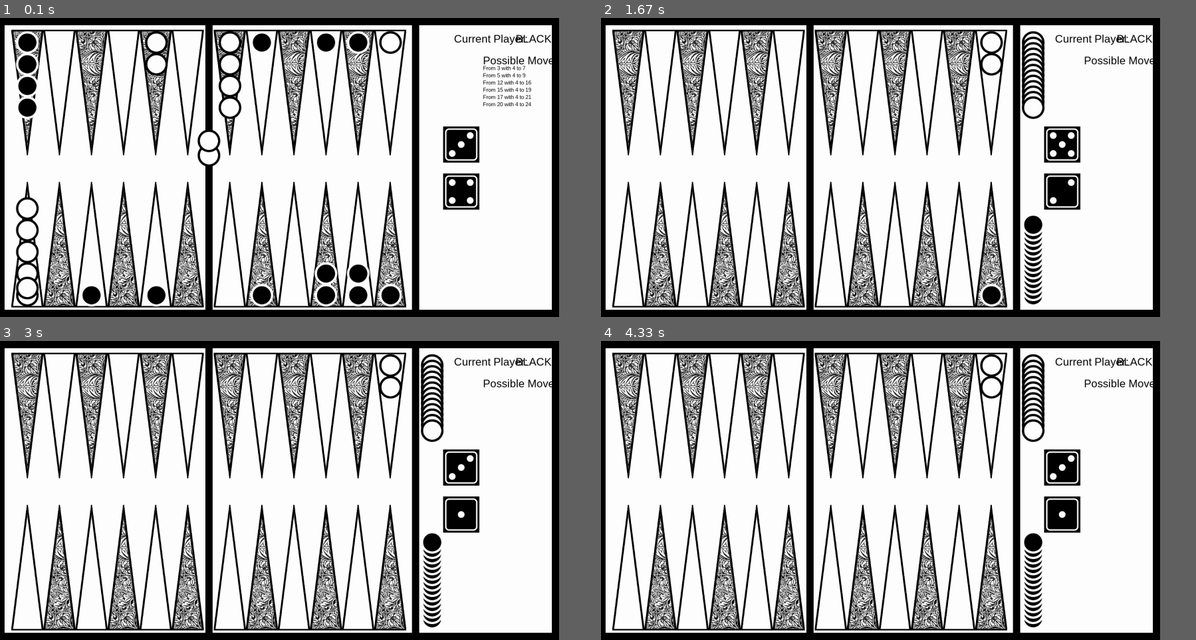
Above: before the commit, frames 1-4 (two rows, left to right).
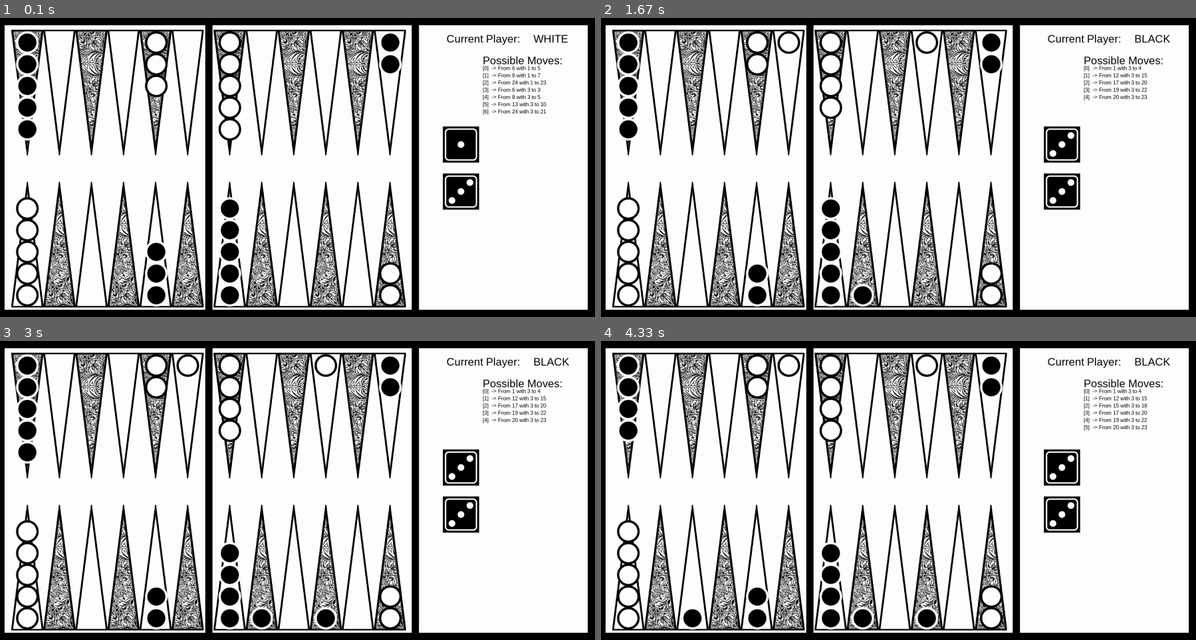
Above: after the commit, the same moments.

Repository: felixmillqvist/Backgammon
Game: pygame game, started from Pygame/gui.py
The game is run twice, just before and just after one commit, with the same random seed, the same clock (stepped at 60 frames per second) and the same inputs.
Inputs:
- Up to frame 1 (0.1 s): no input
- Up to frame 2 (1.67 s): tap 1 at 0.33 s; tap 0 at 0.67 s; tap 2 at 1.13 s
- Up to frame 3 (3 s): tap 3 at 1.77 s
- Up to frame 4 (4.33 s): tap 1 at 4.3 s
The window is 845x451 before the commit and 899x451 after it. Grey fills any space a smaller window leaves; there, only what the larger window draws over its background counts as a difference.

The runs differ from the first frame. In frame 1, 13% of the frame differs, in the area x 2-100%, y 0-100%; in frame 2, 15%; in frame 3, 15%; in frame 4, 15%.

Commit message:
Adding interactinmg

Diff:
--- a/Pygame/gui.py
+++ b/Pygame/gui.py
@@ -19,7 +19,7 @@
 pygame.init()
 
 # Make the screen
-screen = pygame.display.set_mode((1550,827))
+screen = pygame.display.set_mode((1650,827))
 #Title
 pygame.display.set_caption('Backgammon')
 # Icon
@@ -100,13 +100,99 @@
     current_player.all_dices = current_player.dices
     #current_player playes
     while (current_player.dices.size is not 0):
-        if i == 7: break
-        print('Current Player:\t', 'WHITE - o' if current_player.color == 1 else 'BLACK - x')
-
-        print('Dice rolled:\t', end = '')
-        for die in current_player.dices:
-            print(die, end = '\t')
-        print()
+
+
+
+
+
+        #GUI----------------------------------------
+        # RBG
+        screen.fill(0xFFFFFF)
+
+        # Quit
+        for event in pygame.event.get():
+            if event.type == pygame.QUIT:
+                running = False
+
+
+        screen.blit(background,(0,0))
+        pygame.draw.rect(screen,(0,0,0),[0,0,1650,20])
+        pygame.draw.rect(screen,(0,0,0),[0,827-20,1650,20])
+        pygame.draw.rect(screen,(0,0,0),[0,0,20,1550])
+        pygame.draw.rect(screen,(0,0,0),[1650-20,0,20,827])
+        pygame.draw.rect(screen,(0,0,0),[1169/2-10,0,20,827])
+        pygame.draw.rect(screen,(0,0,0),[1169-25,0,20,827])
+        # Board tokens
+        for i in range(0,25,1):
+            if board.board[i] > 0:
+                if i < 13:
+                    for j in range(0,board.board[i],1):
+                        if j < 5:
+                            y = y1_12+60*j
+                        else:
+                            y = y1_12+20+60*(j-5)
+                        white_token_at(board_coords[i],y)
+                else:
+                    for j in range(0,board.board[i],1):
+                        if j < 5:
+                            y = y13_24-60*j
+                        else:
+                            y = y13_24-20-60*(j-5)
+                        white_token_at(board_coords[i],y)
+            elif board.board[i] < 0:
+                if i < 13:
+                    for j in range(0,-board.board[i],1):
+                        if j < 5:
+                            y = y1_12+60*j
+                        else:
+                            y = y1_12+20+60*(j-5)
+                        black_token_at(board_coords[i],y)
+                else:
+                    for j in range(0,-board.board[i],1):
+                        if j < 5:
+                            y = y13_24-60*j
+                        else:
+                            y = y13_24-20-60*(j-5)
+                        black_token_at(board_coords[i],y)
+        # Bar tokens
+        if white.bar > 0:
+            for k in range(0,white.bar,1):
+                white_token_at(33+88+89+89+90+87+116/2, 330-40*k)
+        if black.bar > 0:
+            for k in range(0,black.bar,1):
+                black_token_at(33+88+89+89+90+87+116/2, 400+40*k)
+
+        # Free tokens
+        if white.free > 0:
+            for k in range(0,white.free,1):
+                white_token_at(1150, y1_12+15*k)
+        if black.free > 0:
+            for k in range(0,black.free,1):
+                black_token_at(1150, y13_24-15*k)
+
+        # Dice
+        for d in range(0,2):
+            if current_player.all_dices[d] == 1:
+                dice_display(one,1230, 300+130*d)
+            elif current_player.all_dices[d] == 2:
+                dice_display(two,1230, 300+130*d)
+            elif current_player.all_dices[d] == 3:
+                dice_display(three,1230, 300+130*d)
+            elif current_player.all_dices[d] == 4:
+                dice_display(four,1230, 300+130*d)
+            elif current_player.all_dices[d] == 5:
+                dice_display(five,1230, 300+130*d)
+            elif current_player.all_dices[d] == 6:
+                dice_display(six,1230, 300+130*d)
+
+        # Text
+        screen.blit(cp_label, (1240, 40))
+        if current_player == white:
+            player_label = myfont.render('WHITE',3,(0,0,0))
+        else:
+            player_label = myfont.render('BLACK',3,(0,0,0))
+        screen.blit(player_label, (1480,40))
+        screen.blit(pm_label,(1340, 100))
 
         if current_player.color == WHITE:
             current_player.home = sum(board.board[1:7][board.board[1:7]>0])
@@ -116,11 +202,63 @@
 
         current_player.possible_moves(board.board)
 
+        # Display possible moves
+        m = 0
+        for nbr, p in enumerate(current_player.moves):
+            pm_str = f"[{nbr}]  -> " + "From " + str(p[0]) + " with " + str(p[1]) + " to " + str(p[2])
+            pm_label = pm_font.render(pm_str,2, (0,0,0))
+            screen.blit(pm_label,(1340,130+20*m))
+            m+=1
+        pm_label = myfont.render('Possible Moves: ',2,(0,0,0))
+
+        pygame.display.update()
+        if not running:
+            break
+        #time.sleep(0.2)
+
+        if i == 7: break
+        print('Current Player:\t', 'WHITE - o' if current_player.color == 1 else 'BLACK - x')
+
+        print('Dice rolled:\t', end = '')
+        for die in current_player.dices:
+            print(die, end = '\t')
+
+
+
         print(current_player.moves)
         #print(current_player.possible_moves(board.board))
         # current_player moves a token
         if len(current_player.moves) > 0:
-            move_nbr = np.random.randint(0,len(current_player.moves))
+            #move_nbr = np.random.randint(0,len(current_player.moves))
+            move_nbr = -1
+            while move_nbr == -1:
+                events = pygame.event.get()
+                for event in events:
+                    if event.type == pygame.KEYDOWN:
+                        if event.key == pygame.K_0:
+                            move_nbr = 0
+                        if event.key == pygame.K_1:
+                            move_nbr = 1
+                        if event.key == pygame.K_2:
+                            move_nbr = 2
+                        if event.key == pygame.K_3:
+                            move_nbr = 3
+                        if event.key == pygame.K_4:
+                            move_nbr = 4
+                        if event.key == pygame.K_5:
+                            move_nbr = 5
+                        if event.key == pygame.K_6:
+                            move_nbr = 6
+                        if event.key == pygame.K_7:
+                            move_nbr = 7
+                        if event.key == pygame.K_8:
+                            move_nbr = 8
+                        if event.key == pygame.K_9:
+                            move_nbr = 9
+
+
+            #move_nbr = int(input())
+
             print(current_player.moves[move_nbr])
             # move one token
             board.move(current_player.moves[move_nbr][0],current_player.moves[move_nbr][1],current_player)
@@ -132,110 +270,6 @@
         board.print()
 
 
-
-
-    #GUI----------
-    # RBG
-    screen.fill(0xFFFFFF)
-
-    # Quit
-    for event in pygame.event.get():
-        if event.type == pygame.QUIT:
-            running = False
-
-
-    screen.blit(background,(0,0))
-    pygame.draw.rect(screen,(0,0,0),[0,0,1550,20])
-    pygame.draw.rect(screen,(0,0,0),[0,827-20,1550,20])
-    pygame.draw.rect(screen,(0,0,0),[0,0,20,1550])
-    pygame.draw.rect(screen,(0,0,0),[1550-20,0,20,827])
-    pygame.draw.rect(screen,(0,0,0),[1169/2-10,0,20,827])
-    pygame.draw.rect(screen,(0,0,0),[1169-25,0,20,827])
-    # Board tokens
-    for i in range(0,25,1):
-        if board.board[i] > 0:
-            if i < 13:
-                for j in range(0,board.board[i],1):
-                    if j < 5:
-                        y = y1_12+60*j
-                    else:
-                        y = y1_12+20+60*(j-5)
-                    white_token_at(board_coords[i],y)
-            else:
-                for j in range(0,board.board[i],1):
-                    if j < 5:
-                        y = y13_24-60*j
-                    else:
-                        y = y13_24-20-60*(j-5)
-                    white_token_at(board_coords[i],y)
-        elif board.board[i] < 0:
-            if i < 13:
-                for j in range(0,-board.board[i],1):
-                    if j < 5:
-                        y = y1_12+60*j
-                    else:
-                        y = y1_12+20+60*(j-5)
-                    black_token_at(board_coords[i],y)
-            else:
-                for j in range(0,-board.board[i],1):
-                    if j < 5:
-                        y = y13_24-60*j
-                    else:
-                        y = y13_24-20-60*(j-5)
-                    black_token_at(board_coords[i],y)
-    # Bar tokens
-    if white.bar > 0:
-        for k in range(0,white.bar,1):
-            white_token_at(33+88+89+89+90+87+116/2, 330-40*k)
-    if black.bar > 0:
-        for k in range(0,black.bar,1):
-            black_token_at(33+88+89+89+90+87+116/2, 400+40*k)
-
-    # Free tokens
-    if white.free > 0:
-        for k in range(0,white.free,1):
-            white_token_at(1150, y1_12+15*k)
-    if black.free > 0:
-        for k in range(0,black.free,1):
-            black_token_at(1150, y13_24-15*k)
-
-    # Dice
-    for d in range(0,2):
-        if current_player.all_dices[d] == 1:
-            dice_display(one,1230, 300+130*d)
-        elif current_player.all_dices[d] == 2:
-            dice_display(two,1230, 300+130*d)
-        elif current_player.all_dices[d] == 3:
-            dice_display(three,1230, 300+130*d)
-        elif current_player.all_dices[d] == 4:
-            dice_display(four,1230, 300+130*d)
-        elif current_player.all_dices[d] == 5:
-            dice_display(five,1230, 300+130*d)
-        elif current_player.all_dices[d] == 6:
-            dice_display(six,1230, 300+130*d)
-
-    # Text
-    screen.blit(cp_label, (1260, 40))
-    if current_player == white:
-        player_label = myfont.render('WHITE',3,(0,0,0))
-    else:
-        player_label = myfont.render('BLACK',3,(0,0,0))
-    screen.blit(player_label, (1430,40))
-    screen.blit(pm_label,(1340, 100))
-
-    # Display possible moves
-    m = 0
-    for p in current_player.moves:
-        pm_str = "From " + str(p[0]) + " with " + str(p[1]) + " to " + str(p[2])
-        pm_label = pm_font.render(pm_str,2, (0,0,0))
-        screen.blit(pm_label,(1340,130+20*m))
-        m+=1
-    pm_label = myfont.render('Possible Moves: ',2,(0,0,0))
-
-    pygame.display.update()
-    if not running:
-        break
-    #time.sleep(0.2)
     current_player = current_player.opponent
 
 
Empty file added: Pygame/Server.py
